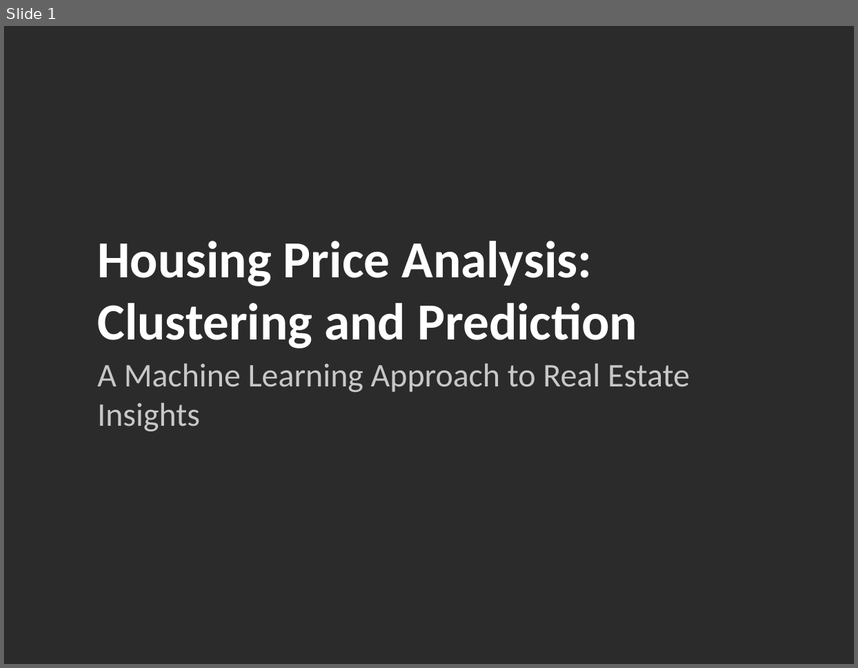
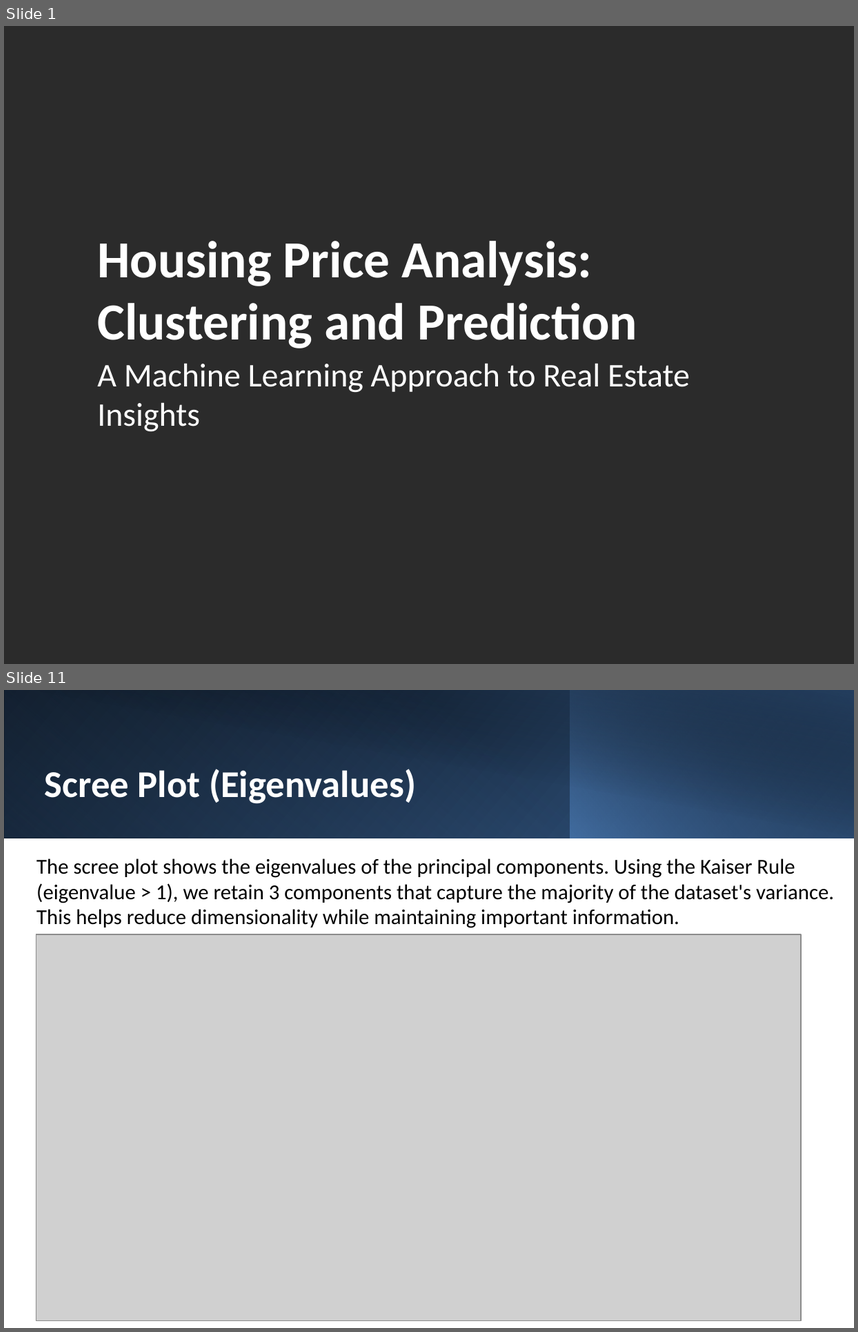
Before and after one commit to Niccolo901/Artificial_intelligence_repo, a slide deck: Housing_Price_Analysis_Presentation.pptx. Shown one above the other, each under a label of ours: slide 1 before the commit, slides 1 and 11 after it; the slides between them are not shown. The pictures are 858x668 and 858x1332 pixels, drawn with LibreOffice and Linux fonts; fonts in the diff are those of the drawing; grey boxes stand for pictures; background and template pictures are left out; a plain dark background stands for a picture behind light text. Boxes give left, top, right and bottom in pixels: in the first picture for what was removed or moved away, otherwise in the second. Text is boxed around its words. In the diff, an @@ line names an element or a change of style, - is before the commit and + after.

```diff
--- a/Housing_Price_Analysis_Presentation.pptx
+++ b/Housing_Price_Analysis_Presentation.pptx
@@ slide 11 added at box(4, 690, 854, 1328), background #FFFFFF @@
@@ rectangle added at box(4, 690, 854, 838), fill gradient #000000 to #376092 @@
@@ rectangle added at box(4, 690, 570, 838), fill gradient #4F81BD to #254061 @@
@@ rectangle added at box(36, 690, 854, 839), fill gradient #000000 to #254061 @@
@@ rectangle added at box(570, 690, 854, 838), fill gradient #4F81BD to #000000 @@
@@ text added at box(45, 769, 416, 804), 32 pt, text #FFFFFF, bold @@
+Scree Plot (Eigenvalues)
@@ text added at box(36, 858, 834, 928), 18 pt, text #000000 @@
+The scree plot shows the eigenvalues of the principal components. Using the Kaiser Rule (eigenvalue > 1), we retain 3 components that capture the majority of the dataset's variance. This helps reduce dimensionality while maintaining important information.
@@ picture added at box(36, 934, 802, 1320) @@
@@ slide 1 changed as well @@
@@ text "A Machine Learning Approach to ..." at box(97, 363, 690, 432): text colour #C8C8C8 to #FFFFFF @@
```
Also in this commit, not shown: 2 other slides changed, 19 other slides added, 6 slides removed, 12 other files.
